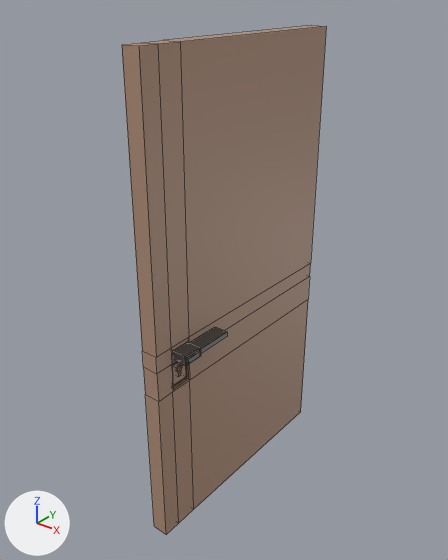
The Blender file VRRage-VR/assets/models/office/blendfiles/storeroom_door.blend, before and after one commit.
The view is the same before and after, from a 50 mm lens placed at (3.2, -4.21, 2.59), pointed at (-0.11, -0.08, 0.03). The lights are fixed; the arrows at lower left show +X, +Y and +Z. Mesh edges are drawn as thin lines.

Names of what the first picture shows: 'storeroom_door-rigid'.
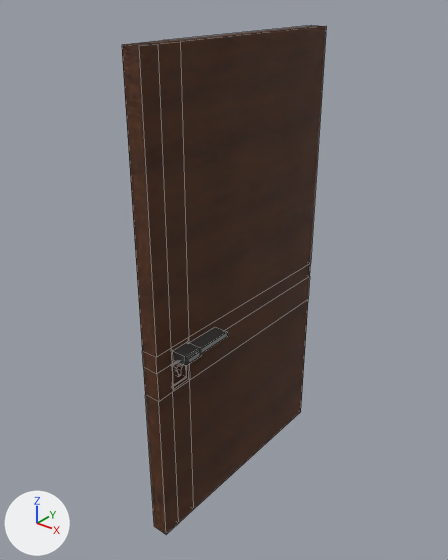
Where the change shows, as pixel boxes (x1, y1, x2, y2) in the pictures (448 x 560 px):
'storeroom_door-rigid', surface changed: (122, 25, 326, 534) in both

Edits to the bpy script that builds the scene:
```text
Add img_wood026_1k_png_roughness_png:
    img_wood026_1k_png_roughness_png = load_image('Wood026_1K-PNG_Roughness.png', '../../../materials/wood4/Wood026_1K-PNG_Roughness.png', 1024, 1024, 'Non-Color')
Add img_wood026_1k_png_color_png:
    img_wood026_1k_png_color_png = load_image('Wood026_1K-PNG_Color.png', '../../../materials/wood4/Wood026_1K-PNG_Color.png', 1024, 1024, 'sRGB')
Add img_wood026_1k_png_displacement_png:
    img_wood026_1k_png_displacement_png = load_image('Wood026_1K-PNG_Displacement.png', '../../../materials/wood4/Wood026_1K-PNG_Displacement.png', 1024, 1024, 'Non-Color')
Change mat_door:
    remove # nodes: BsdfPrincipled, OutputMaterial
    remove # colours: beige #b08e79
    nodes: BsdfPrincipled, Displacement, Mapping, OutputMaterial, TexCoord, TexImage x3
    uses the picture img_wood026_1k_png_color_png
    uses the picture img_wood026_1k_png_displacement_png
    uses the picture img_wood026_1k_png_roughness_png
```
